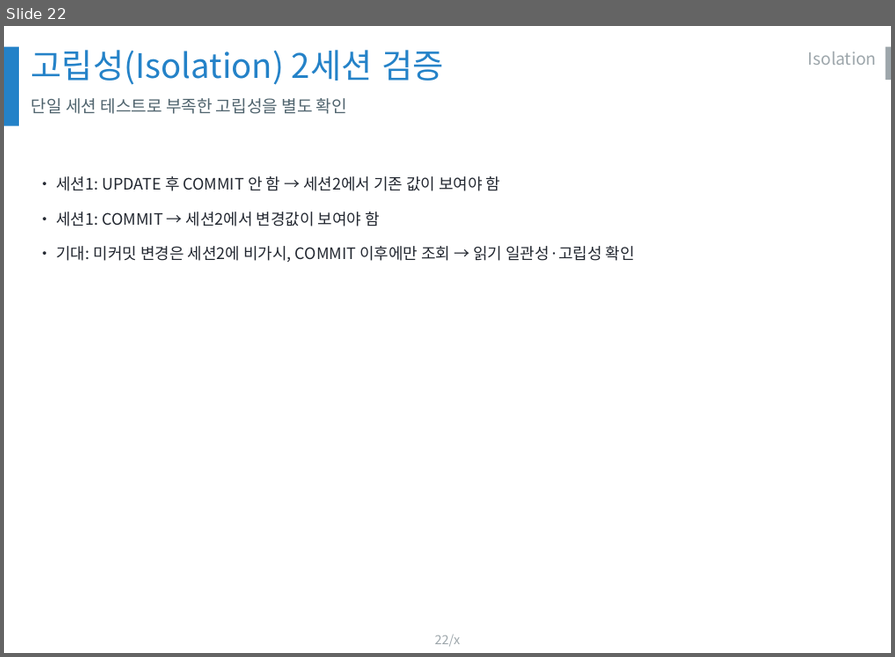
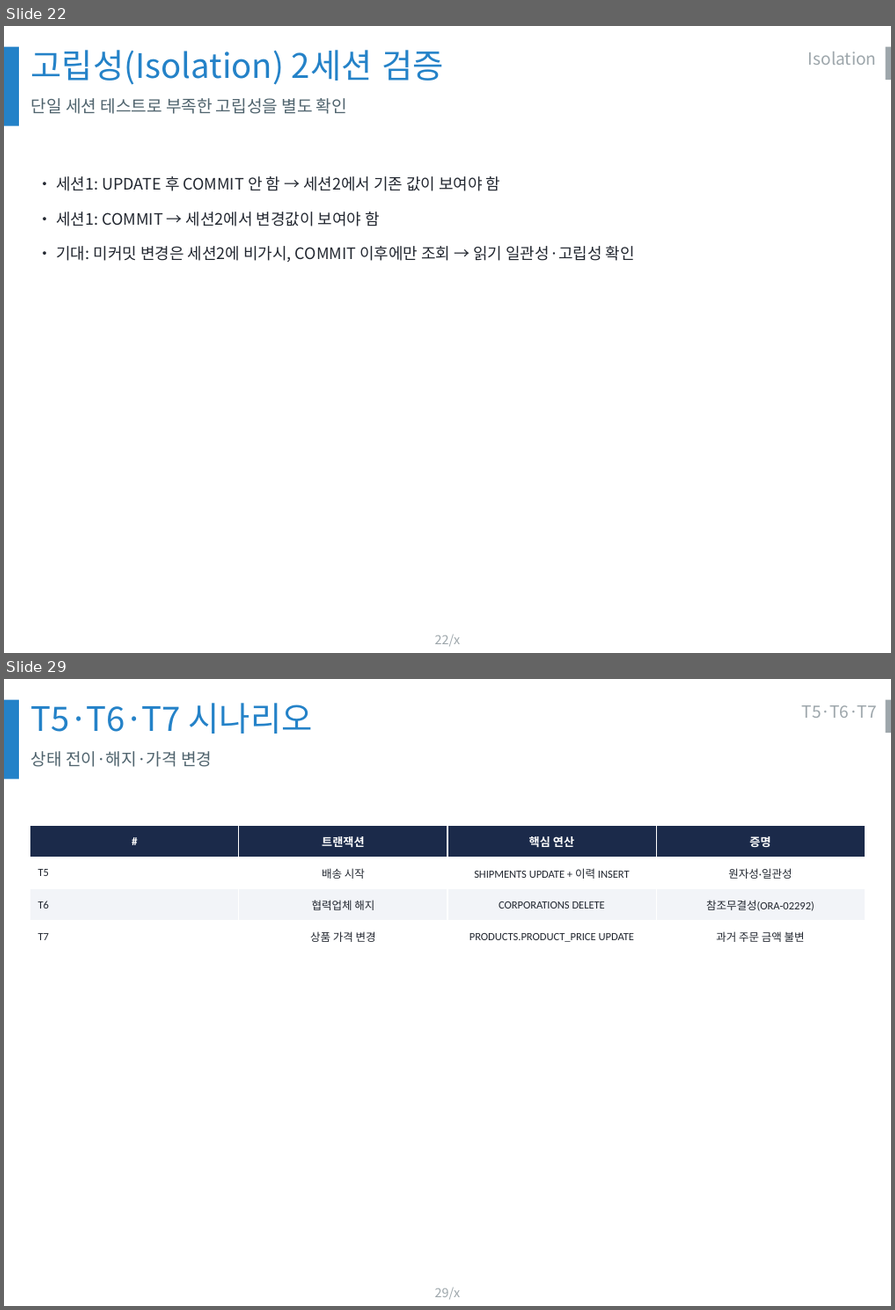
Before and after one commit to olmas70/slides, a slide deck: ppt/BO_DB운영_발표.pptx. Shown one above the other, each under a label of ours: slide 22 before the commit, slides 22 and 29 after it; the slides between them are not shown. The pictures are 895x657 and 895x1310 pixels, drawn with LibreOffice and Linux fonts; fonts in the diff are those of the drawing; background and template pictures are left out. Boxes give left, top, right and bottom in pixels: in the first picture for what was removed or moved away, otherwise in the second. Text is boxed around its words. In the diff, an @@ line names an element or a change of style, - is before the commit and + after.

```diff
--- a/ppt/BO_DB운영_발표.pptx
+++ b/ppt/BO_DB운영_발표.pptx
@@ slide 29 added at <box>4,679,891,1306</box>, background #FFFFFF; not listed: 3 template elements that a slide beside it also shows @@
@@ text added at <box>31,703,313,734</box>, 32 pt, text #2482C8 @@
+T5·T6·T7 시나리오
@@ text added at <box>802,705,877,718</box>, 16 pt, text #9DA6AB @@
+T5·T6·T7
@@ text added at <box>31,751,212,767</box>, 16 pt, text #50646E @@
+상태 전이·해지·가격 변경
@@ table added at <box>30,825,866,953</box>, 4 rows, 4 columns @@
+# | 트랜잭션 | 핵심 연산 | 증명
+T5 | 배송 시작 | SHIPMENTS UPDATE + 이력 INSERT | 원자성·일관성
+T6 | 협력업체 해지 | CORPORATIONS DELETE | 참조무결성(ORA-02292)
+T7 | 상품 가격 변경 | PRODUCTS.PRODUCT_PRICE UPDATE | 과거 주문 금액 불변
```
Also in this commit, not shown: 55 other slides added.
